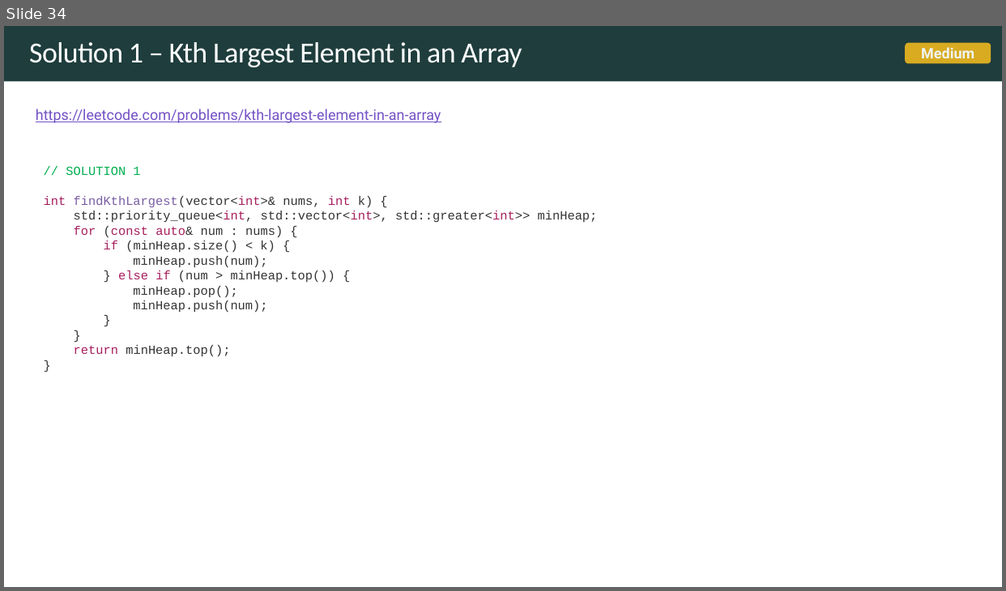
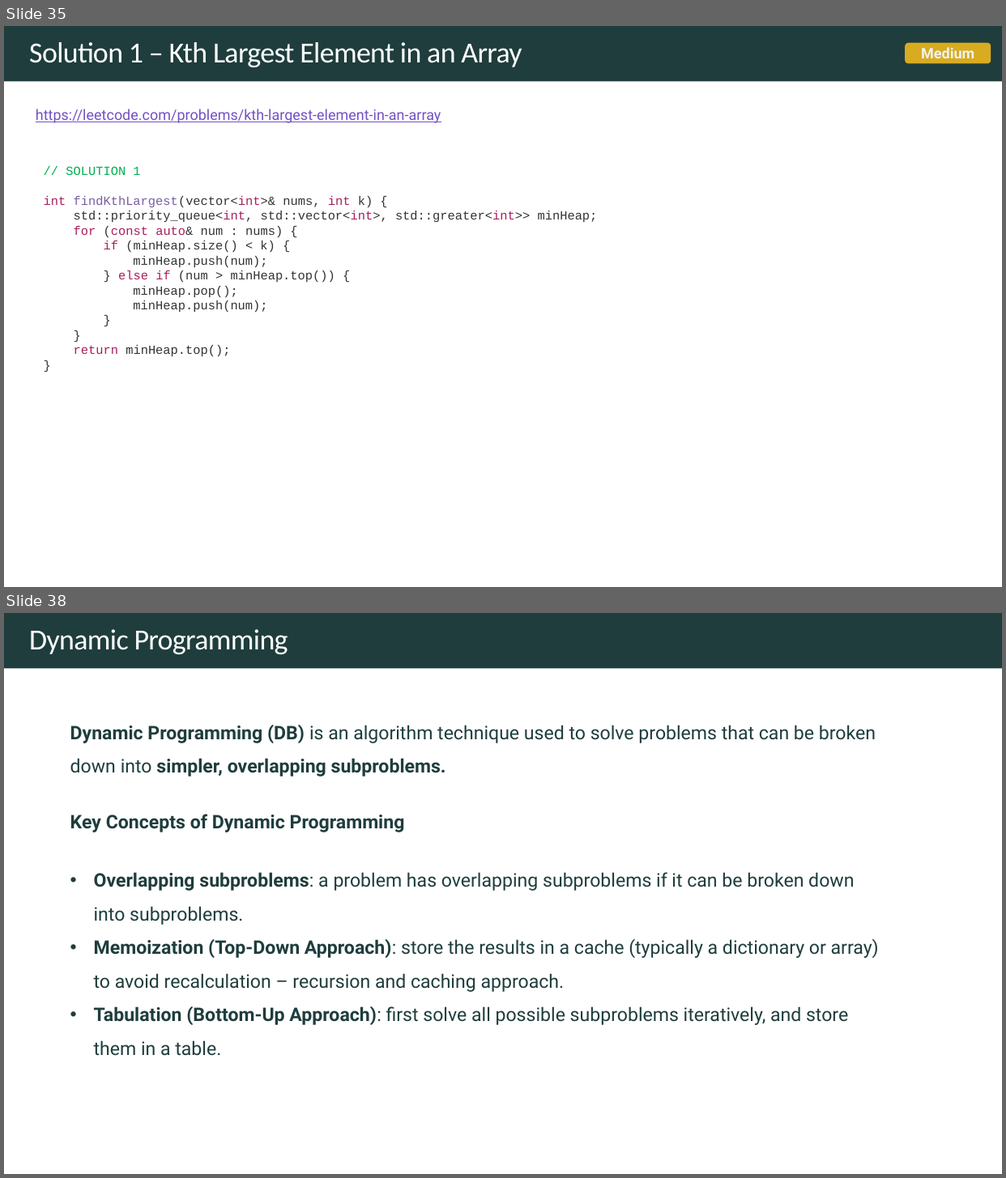
Before and after one commit to rfdavid/coding-interview-handbook-cpp, a slide deck: Algorithm and problem Solving Cheatsheet.pptm. Shown one above the other, each under a label of ours: slide 34 before the commit, slides 35 and 38 after it; the slides between them are not shown. The pictures are 1006x591 and 1006x1178 pixels, drawn with LibreOffice and Linux fonts; fonts in the diff are those of the drawing. Boxes give left, top, right and bottom in pixels: in the first picture for what was removed or moved away, otherwise in the second. Text is boxed around its words. In the diff, an @@ line names an element or a change of style, - is before the commit and + after.

Commit message:
added dynamic programming section

```diff
--- a/Algorithm and problem Solving Cheatsheet.pptm
+++ b/Algorithm and problem Solving Cheatsheet.pptm
@@ slide 38 added at bbox=[4, 613, 1002, 1174], background #FFFFFF; not listed: 1 template element that a slide beside it also shows @@
@@ text added at bbox=[29, 629, 288, 654], 28 pt, text #FFFFFF @@
+Dynamic Programming
@@ text added at bbox=[70, 725, 879, 1056], 18 pt, text #1F3D3D @@
+Dynamic Programming (DB) is an algorithm technique used to solve problems that can be broken down into simpler, overlapping subproblems.
+Key Concepts of Dynamic Programming
+• Overlapping subproblems: a problem has overlapping subproblems if it can be broken down into subproblems.
+• Memoization (Top-Down Approach): store the results in a cache (typically a dictionary or array) to avoid recalculation – recursion and caching approach.
+• Tabulation (Bottom-Up Approach): first solve all possible subproblems iteratively, and store them in a table.
@@ what was slide 34 is now slide 35 @@
```
Also in this commit, not shown: 4 slides changed, 5 other slides added, 10 other files.
